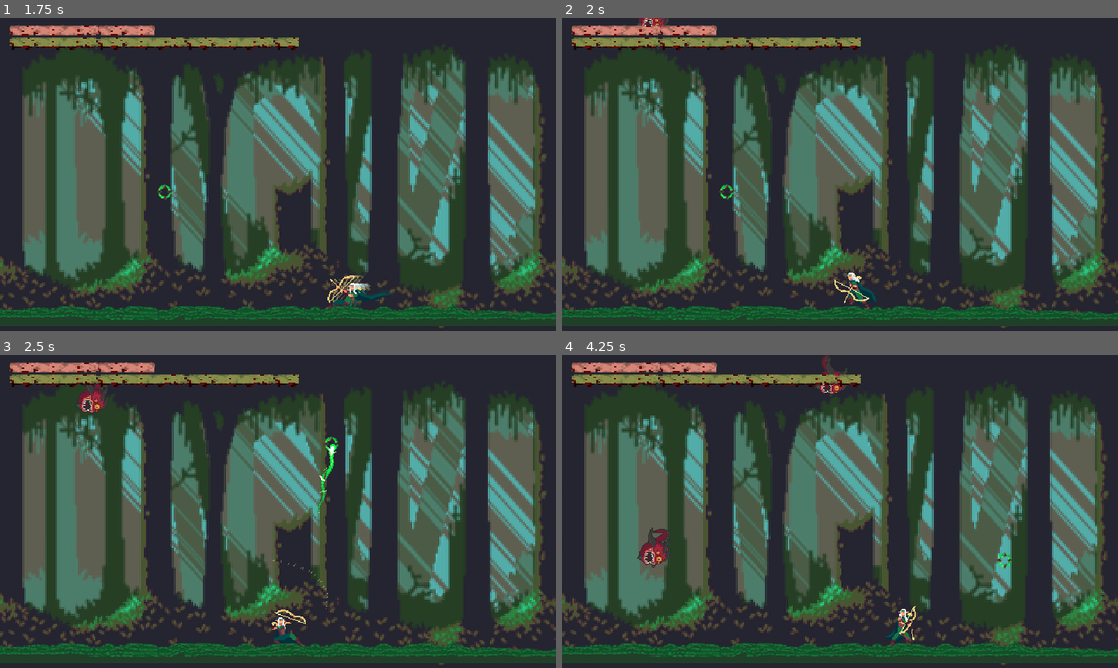
Above: before the commit, frames 1-4 (two rows, left to right).
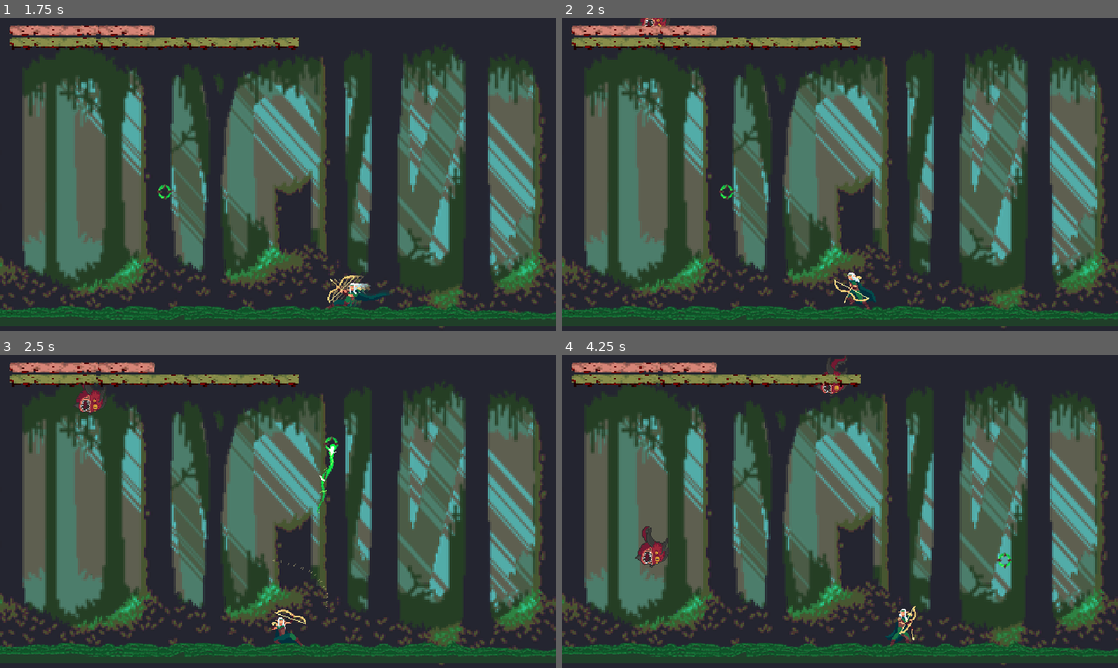
Above: after the commit, the same moments.

Repository: dcrespo3d/GGJ2023
Game: Godot game, scene res://EscenaMain.tscn
The game is run twice, just before and just after one commit, with the same random seed, the same clock (stepped at 60 frames per second) and the same inputs.
Inputs (mouse positions are in pixels of both pictures, inside the frame that each line leads up to):
- Up to frame 1 (1.75 s): move the mouse to (400, 158) at 0.52 s; hold Right (ui_right) 0.53-1.28 s; tap Space (dash_key) at 0.6, 1.35 s; move the mouse to (166, 190) at 1.27 s; hold Left (ui_left) from 1.28 s (still down)
- Up to frame 2 (2 s): keep holding Left (ui_left)
- Up to frame 3 (2.5 s): move the mouse to (333, 442) at 2.02 s; release Left (ui_left) at 2.03 s; hold Right (ui_right) from 2.03 s (still down); click (333, 442) at 2.1 s; tap Space (dash_key) at 2.3 s
- Up to frame 4 (4.25 s): move the mouse to (812, 574) at 2.77 s; release Right (ui_right) at 2.78 s; hold Up (ui_up) 2.78-3.53 s; tap Space (dash_key) at 2.85, 3.6 s; move the mouse to (1006, 558) at 3.52 s; hold Left (ui_left) from 3.53 s (still down); tap 2 (debug2) at 4.15 s

Frame 1 is identical in both runs. In frame 2, less than 0.1% of the frame differs, in the area x 13-20%, y 0-3%; in frame 3, 0.2%; in frame 4, 0.5%, in the area x 13-52%, y 0-68%.

Commit message:
SFX part 1

Diff:
--- a/Art/SFX/Escenas/SFX Dash.tscn
+++ b/Art/SFX/Escenas/SFX Dash.tscn
@@ -1,6 +1,12 @@
-[gd_scene load_steps=2 format=2]
+[gd_scene load_steps=3 format=2]
 
 [ext_resource path="res://Art/SFX/Efectos de Sonido/Dash.wav" type="AudioStream" id=1]
+[ext_resource path="res://Art/SFX/Escenas/sfx_free_on_finish.gd" type="Script" id=2]
 
 [node name="SFX Dash" type="AudioStreamPlayer2D"]
 stream = ExtResource( 1 )
+volume_db = 10.876
+autoplay = true
+script = ExtResource( 2 )
+
+[connection signal="finished" from="." to="." method="_on_SFX_Dash_finished"]
--- a/Art/SFX/Escenas/SFX Enemy Death.tscn
+++ b/Art/SFX/Escenas/SFX Enemy Death.tscn
@@ -1,6 +1,10 @@
-[gd_scene load_steps=2 format=2]
+[gd_scene load_steps=3 format=2]
 
 [ext_resource path="res://Art/SFX/Efectos de Sonido/Enemy Death 3.wav" type="AudioStream" id=1]
+[ext_resource path="res://Art/SFX/Escenas/sfx_free_on_finish.gd" type="Script" id=2]
 
 [node name="SFX Enemy Death" type="AudioStreamPlayer2D"]
 stream = ExtResource( 1 )
+volume_db = 7.477
+autoplay = true
+script = ExtResource( 2 )
--- a/Art/SFX/Escenas/SFX Heal.tscn
+++ b/Art/SFX/Escenas/SFX Heal.tscn
@@ -4,3 +4,4 @@
 
 [node name="SFX Heal" type="AudioStreamPlayer2D"]
 stream = ExtResource( 1 )
+autoplay = true
--- a/Art/SFX/Escenas/SFX Jump.tscn
+++ b/Art/SFX/Escenas/SFX Jump.tscn
@@ -1,6 +1,12 @@
-[gd_scene load_steps=2 format=2]
+[gd_scene load_steps=3 format=2]
 
 [ext_resource path="res://Art/SFX/Efectos de Sonido/Jump.wav" type="AudioStream" id=1]
+[ext_resource path="res://Art/SFX/Escenas/sfx_free_on_finish.gd" type="Script" id=2]
 
 [node name="SFX Jump" type="AudioStreamPlayer2D"]
 stream = ExtResource( 1 )
+volume_db = 6.797
+autoplay = true
+script = ExtResource( 2 )
+
+[connection signal="finished" from="." to="." method="_on_SFX_Jump_finished"]
--- /dev/null
+++ b/Art/SFX/Escenas/sfx_free_on_finish.gd
@@ -0,0 +1,24 @@
+extends AudioStreamPlayer2D
+
+
+# Declare member variables here. Examples:
+# var a = 2
+# var b = "text"
+
+
+# Called when the node enters the scene tree for the first time.
+func _ready():
+	pass # Replace with function body.
+
+
+# Called every frame. 'delta' is the elapsed time since the previous frame.
+#func _process(delta):
+#	pass
+
+
+func _on_SFX_Dash_finished():
+	queue_free()
+
+
+func _on_SFX_Jump_finished():
+	pass # Replace with function body.
--- a/Enemy_01.gd
+++ b/Enemy_01.gd
@@ -1,5 +1,6 @@
 extends KinematicBody2D
 
+export (PackedScene) var SFXEnemyDeath
 
 # Declare member variables here. Examples:
 # var a = 2
@@ -47,6 +48,8 @@
 	return
 
 func process_die(delta):
+	if SFXEnemyDeath:
+		get_tree().get_root().get_node("EscenaMain/Viewport").add_child(SFXEnemyDeath.instance())
 	queue_free()
 	return
 
--- a/Enemy_01.tscn
+++ b/Enemy_01.tscn
@@ -1,7 +1,8 @@
-[gd_scene load_steps=29 format=2]
+[gd_scene load_steps=30 format=2]
 
 [ext_resource path="res://Art/Enemies/Enemy_01/Cacodaemon Sprite Sheet.png" type="Texture" id=1]
 [ext_resource path="res://Enemy_01.gd" type="Script" id=2]
+[ext_resource path="res://Art/SFX/Escenas/SFX Enemy Death.tscn" type="PackedScene" id=3]
 
 [sub_resource type="AtlasTexture" id=1]
 atlas = ExtResource( 1 )
@@ -126,15 +127,16 @@
 
 [node name="Enemy_01" type="KinematicBody2D"]
 script = ExtResource( 2 )
+SFXEnemyDeath = ExtResource( 3 )
 speed = 300
 damage = 50
-hits = 1
+hits = 2
 
 [node name="EnemyAnimations" type="AnimatedSprite" parent="."]
 rotation = 1.5708
 frames = SubResource( 25 )
 animation = "Idle"
-frame = 1
+frame = 5
 speed_scale = 2.0
 playing = true
 
--- a/EscenaMain.gd
+++ b/EscenaMain.gd
@@ -28,7 +28,7 @@
 # Called every frame. 'delta' is the elapsed time since the previous frame.
 func _process(delta):
 	actualtimer = actualtimer - 1*delta
-	print(spawntimer)
+#	print(spawntimer)
 	if Input.is_action_just_pressed("debug1"):
 		_spawnEnemy()
 
--- a/Player.gd
+++ b/Player.gd
@@ -1,6 +1,9 @@
 extends KinematicBody2D
 
 export (PackedScene) var Projectile
+export (PackedScene) var SFXDash
+export (PackedScene) var SFXJump
+export (PackedScene) var SFXHeal
 
 # Declare member variables here. Examples:
 # var a = 2
@@ -143,18 +146,28 @@
 
 	return
 
+var sfx_heal = null;
+
 func process_suck(delta):
+	if isbegginingsuck and sfx_heal == null and SFXHeal != null:
+		sfx_heal = SFXHeal.instance()
+		add_child(sfx_heal)
+
 	if $AnimatedSprite.animation == "Charge_Enter" && $AnimatedSprite.frame == 6:
 		isbegginingsuck = false
 
 	if Input.is_action_pressed("debug2") && !isbegginingsuck:
 		$AnimatedSprite.animation = "Charge"
 		_takeHeal(delta, heal)
+		print("heal 1")
 
 	if !Input.is_action_pressed("debug2") && !isbegginingsuck:
 		$AnimatedSprite.animation = "Charge_Out"
 		if $AnimatedSprite.frame == 5:
 			state = NORMAL
+			if sfx_heal != null:
+				sfx_heal.queue_free()
+				sfx_heal = null
 
 
 	return
@@ -244,6 +257,8 @@
 
 		dashstale = dashstale * dashstalerate
 		state = DASH
+		if SFXDash != null:
+			add_child(SFXDash.instance())
 		print(dashlength)
 	return
 
@@ -252,6 +267,8 @@
 	velocity = move_and_slide(velocity, Vector2.UP)
 	state = JUMP
 	$AnimatedSprite.animation = "Jump_Enter"
+	if SFXJump != null:
+		add_child(SFXJump.instance())
 	return
 
 func _on_AnimatedSprite_animation_finished():
--- a/Player.tscn
+++ b/Player.tscn
@@ -1,7 +1,10 @@
-[gd_scene load_steps=6 format=2]
+[gd_scene load_steps=9 format=2]
 
 [ext_resource path="res://PlayerSpriteFrames.tres" type="SpriteFrames" id=1]
 [ext_resource path="res://Projectile.tscn" type="PackedScene" id=2]
+[ext_resource path="res://Art/SFX/Escenas/SFX Dash.tscn" type="PackedScene" id=3]
+[ext_resource path="res://Art/SFX/Escenas/SFX Jump.tscn" type="PackedScene" id=4]
+[ext_resource path="res://Art/SFX/Escenas/SFX Heal.tscn" type="PackedScene" id=5]
 [ext_resource path="res://Player.gd" type="Script" id=88]
 
 [sub_resource type="CapsuleShape2D" id=3]
@@ -13,6 +16,9 @@
 [node name="Player" type="KinematicBody2D"]
 script = ExtResource( 88 )
 Projectile = ExtResource( 2 )
+SFXDash = ExtResource( 3 )
+SFXJump = ExtResource( 4 )
+SFXHeal = ExtResource( 5 )
 walkspeed = 500
 jumpspeed = -900
 fallacc = 3000
@@ -21,7 +27,7 @@
 position = Vector2( 0, -30 )
 frames = ExtResource( 1 )
 animation = "Charge"
-frame = 1
+frame = 4
 speed_scale = 3.0
 playing = true
 
--- a/project.godot
+++ b/project.godot
@@ -55,11 +55,6 @@
 , Object(InputEventKey,"resource_local_to_scene":false,"resource_name":"","device":0,"alt":false,"shift":false,"control":false,"meta":false,"command":false,"pressed":false,"scancode":83,"physical_scancode":0,"unicode":0,"echo":false,"script":null)
  ]
 }
-dash_key={
-"deadzone": 0.5,
-"events": [ Object(InputEventKey,"resource_local_to_scene":false,"resource_name":"","device":0,"alt":false,"shift":false,"control":false,"meta":false,"command":false,"pressed":false,"scancode":0,"physical_scancode":32,"unicode":0,"echo":false,"script":null)
- ]
-}
 shoot={
 "deadzone": 0.5,
 "events": [ Object(InputEventMouseButton,"resource_local_to_scene":false,"resource_name":"","device":0,"alt":false,"shi …(212 unchanged characters)…
@@ -90,6 +85,11 @@
 "events": [ Object(InputEventKey,"resource_local_to_scene":false,"resource_name":"","device":0,"alt":false,"shift":false,"control":false,"meta":false,"command":false,"pressed":false,"scancode":53,"physical_scancode":0,"unicode":0,"echo":false,"script":null)
  ]
 }
+dash_key={
+"deadzone": 0.5,
+"events": [ Object(InputEventKey,"resource_local_to_scene":false,"resource_name":"","device":0,"alt":false,"shift":false,"control":false,"meta":false,"command":false,"pressed":false,"scancode":0,"physical_scancode":32,"unicode":0,"echo":false,"script":null)
+ ]
+}
 debug6={
 "deadzone": 0.5,
 "events": [ Object(InputEventKey,"resource_local_to_scene":false,"resource_name":"","device":0,"alt":false,"shift":false,"control":false,"meta":false,"command":false,"pressed":false,"scancode":54,"physical_scancode":0,"unicode":0,"echo":false,"script":null)
Not shown, changed: Art/SFX/Efectos de Sonido/Heal.wav.import
